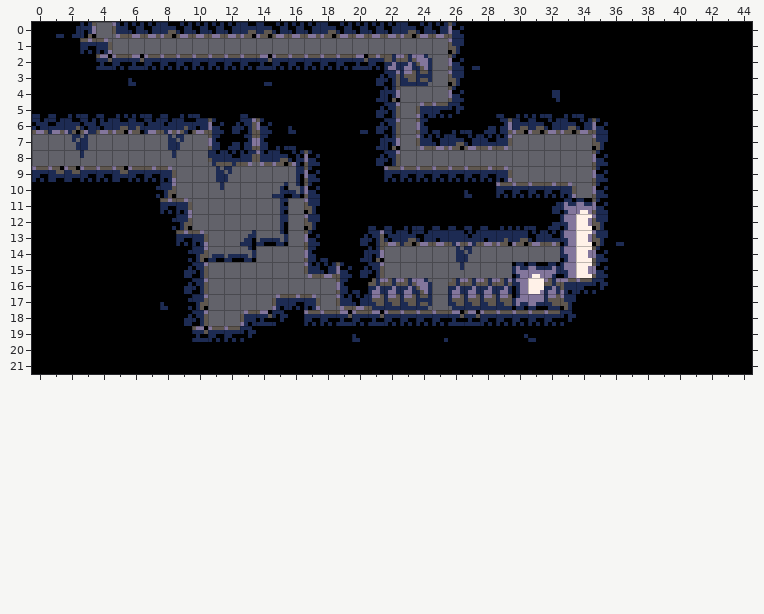
One commit to this Tiled map: data/maps/b05.tmx. That is the earlier state.
Cells are 8x8 px. Shown: x 0..44, y 0..21.
New version:
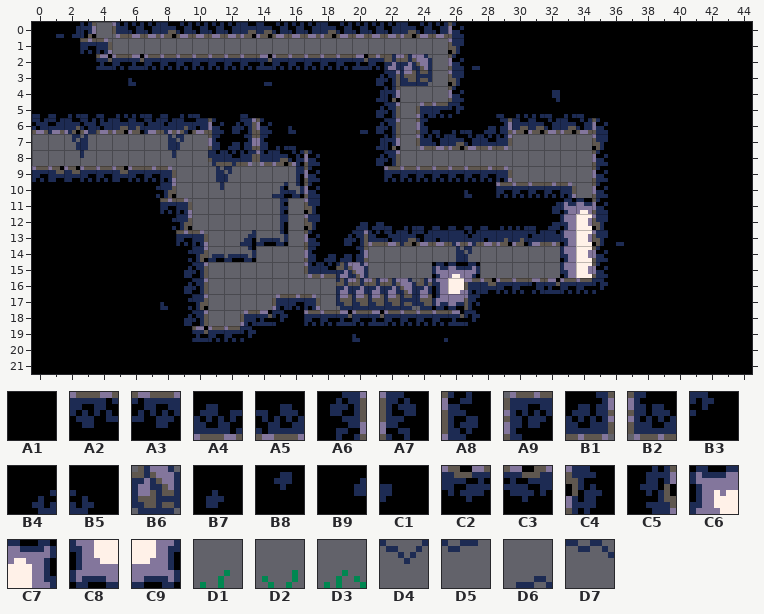
Key: from "tileset": A1 0, A2 1, A3 1 flipped left-right, A4 1 flipped up-down, A5 1 turned 180, A6 2, A7 2 flipped left-right, A8 2 turned 180, A9 3 flipped left-right, B1 3 flipped up-down, B2 3 turned 180, B3 4 flipped left-right, B4 4 flipped up-down, B5 4 turned 180, B6 6, B7 7 flipped left-right, B8 7 flipped up-down, B9 8 flipped left-right, C1 8 flipped up-down, C2 10, C3 10 flipped left-right, C4 11, C5 11 turned 180, C6 19 "heat", C7 21 "heat", C8 24 "heat", C9 26 "heat", D1 40 "decor", D2 41 "decor", D3 42 "decor", D4 66 "decor", D5 67 "decor", D6 67 turned 180 "decor", D7 68 "decor".
__ is an empty cell.
Message: adjust room b05
From old to new:
Layer "Tiles":
The author changed tile A2 to tile A1 in row 19 at x 28 to 32.
The author changed tile B3 to tile A1 in row 19 at x 33.
The author changed tile B8 to tile A1 in row 20 at x 30.
The author changed tile C1 to tile A1 in row 20 at x 31.
The author changed tile C4 to tile A1 in row 18 at x 33.
The author changed tile D1 to tile A1 in row 18 at x 28.
Tile A1 now appears in row 18 at x 29 to 30.
The author changed tile A9 to tile A2 in row 17 at x 33.
The author changed tile B6 to tile A2 in row 17 at x 29.
The author changed tile C8 to tile A2 in row 17 at x 30.
The author changed tile C9 to tile A3 in row 17 at x 31.
The author changed tile A5 to tile A4 in row 13 at x 21; in row 15 at x 18.
The author changed tile B4 to tile A4 in row 13 at x 20.
The author changed tile A1 to tile A6 in row 14 at x 19.
The author changed tile D6 to tile A7 in row 18 at x 27.
The author changed tile B6 to tile A9 in row 17 at x 27.
The author changed tile B5 to tile B1 in row 15 at x 19.
The author changed tile C3 to tile B3 in row 19 at x 27.
The author changed tile A1 to tile B4 in row 13 at x 19.
The author changed tile A5 to tile B6 in row 17 at x 20.
The author changed tile A8 to tile B6 in row 16 at x 19.
The author changed tile B2 to tile B6 in row 17 at x 19.
Tile B6 now appears in row 17 at x 24.
Tile B7 now appears in row 18 at x 32.
Tile B9 now appears in row 18 at x 31.
The author changed tile B6 to tile C2 in row 17 at x 28.
The author changed tile B6 to tile C3 in row 17 at x 32.
Tile C6 now appears in row 16 at x 25.
Tile C7 now appears in row 16 at x 26.
Tile C8 now appears in row 17 at x 25.
The author changed tile B6 to tile C9 in row 17 at x 26.
Tile D2 now appears in row 16 at x 28.
Tile D3 now appears in row 16 at x 29.
Tile D4 now appears in row 14 at x 30.
Tile D5 now appears in row 14 at x 31.
Tile D7 now appears in row 14 at x 32.
The author cleared tile A6 in row 14 at x 20; in row 16 at x 20.
The author cleared tile B6 in row 17 at x 23.
The author cleared tile C5 in row 15 at x 20.
The author cleared tile C6 in row 16 at x 30.
The author cleared tile C7 in row 16 at x 31.
